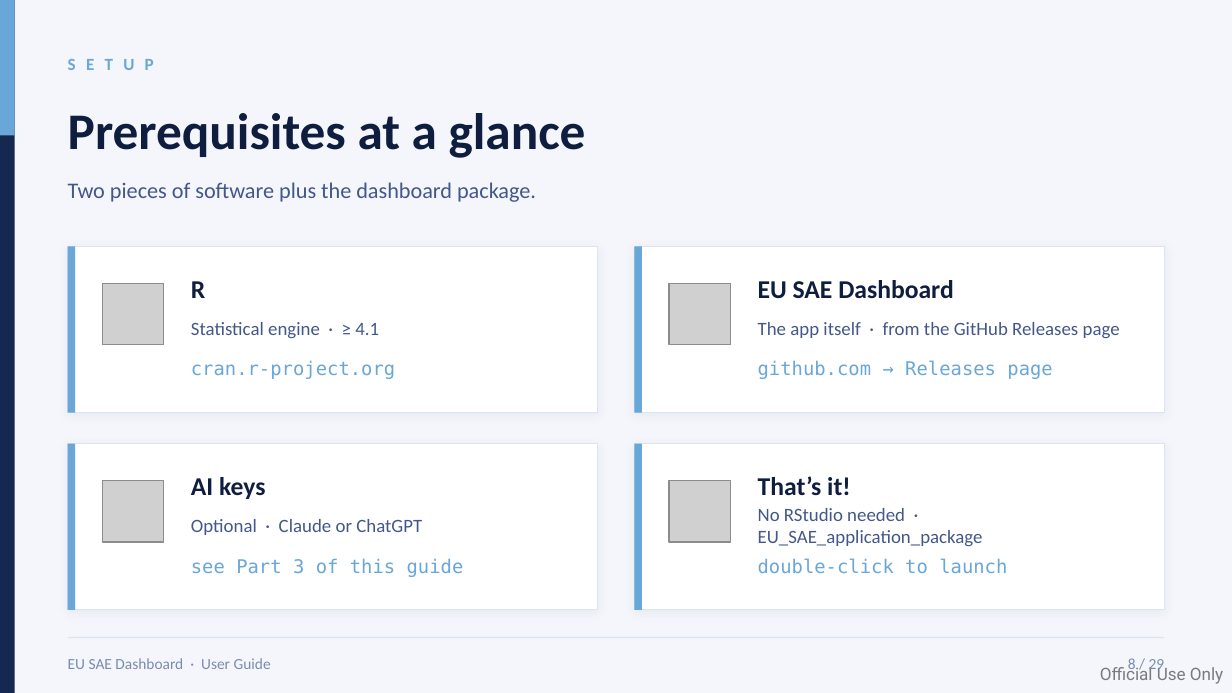
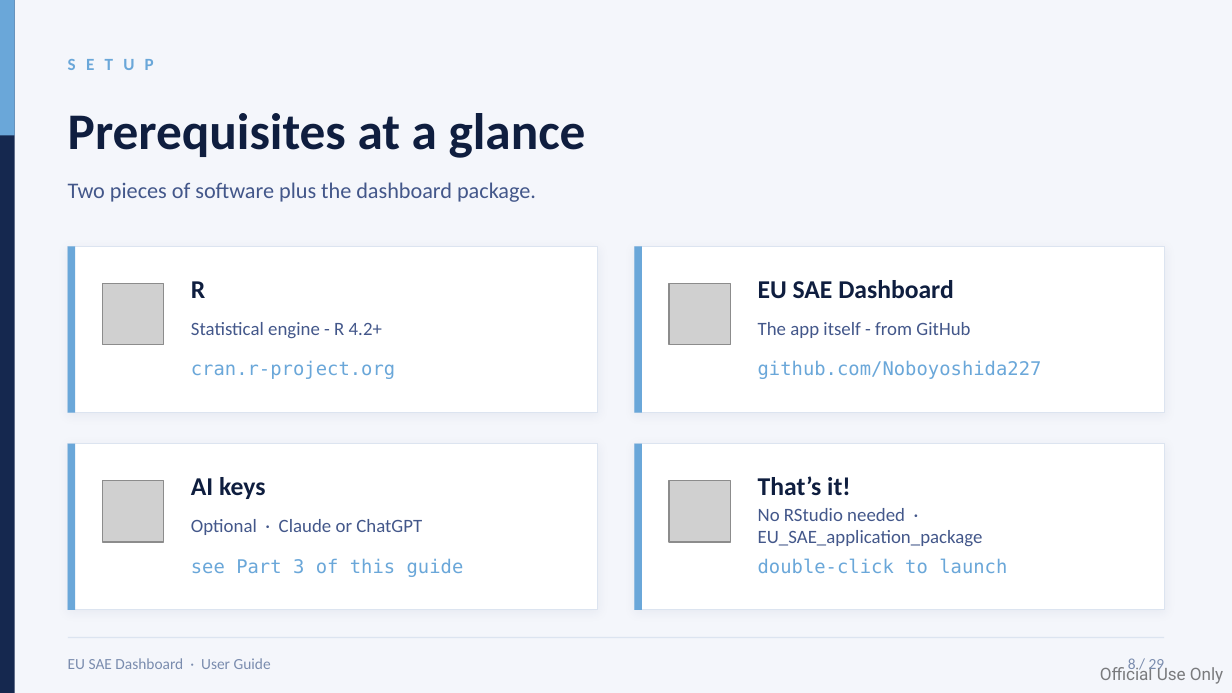
Before and after one commit to Noboyoshida227/EU_SAE_application_package, a slide deck: slide 8 of instructions/EU_SAE_User_Guide_Dashboard_v2.pptx. Drawn at 1232x693 pixels with LibreOffice and Linux fonts; fonts in the diff are those of the drawing; grey boxes stand for pictures. Boxes give left, top, right and bottom in pixels: in the first picture for what was removed or moved away, otherwise in the second. Text is boxed around its words. In the diff, an @@ line names an element or a change of style, - is before the commit and + after.

```diff
--- a/instructions/EU_SAE_User_Guide_Dashboard_v2.pptx
+++ b/instructions/EU_SAE_User_Guide_Dashboard_v2.pptx
@@ text at [191,322,382,338]: text changed @@
-Statistical engine · ≥ 4.1
+Statistical engine - R 4.2+
@@ text at [758,322,970,338]: text changed @@
-The app itself · from the GitHub Releases page
+The app itself - from GitHub
@@ text at [758,360,1042,379]: text changed @@
-github.com → Releases page
+github.com/Noboyoshida227
```
Also in this commit, not shown: 24 other slides changed, 3 other files.
